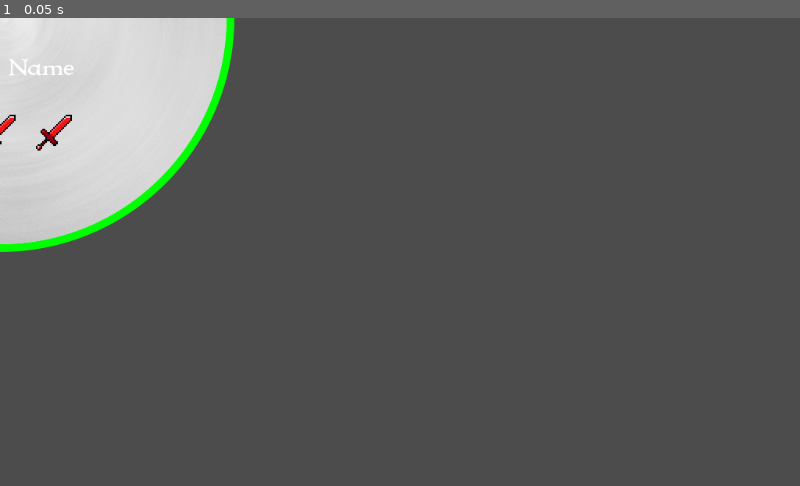
Above: before the commit, frame 1.
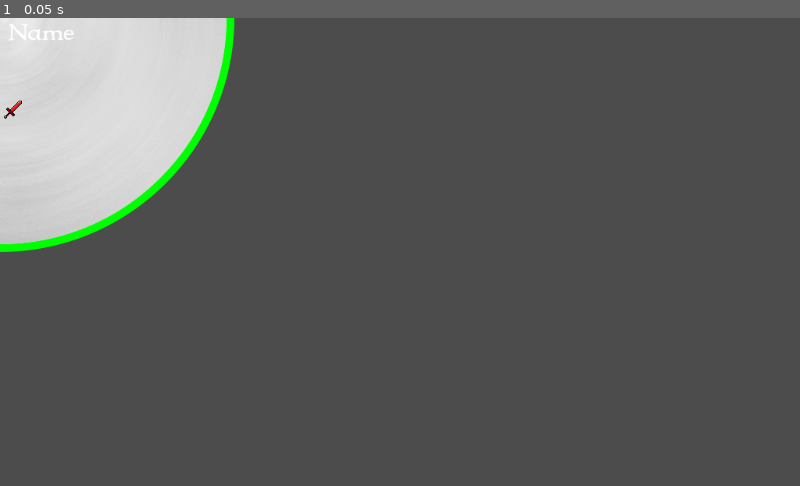
Above: after the commit, the same moment.

Repository: ToyWalrus/ProjectDelve
Game: Godot game, scene res://scenes/Wheel.tscn
The game is run twice, just before and just after one commit, with the same random seed, the same clock (stepped at 60 frames per second) and the same inputs. The project has no main scene, so this scene is started directly.
Inputs:
- Up to frame 1 (0.05 s): no input

The runs differ from the first frame. In frame 1, 0.3% of the frame differs, in the area x 0-10%, y 1-29%.

Commit message:
Wheel updates in editor on resource update

Diff:
--- a/scenes/Wheel.tscn
+++ b/scenes/Wheel.tscn
@@ -7,7 +7,7 @@
 [ext_resource path="res://assets/sword_icon.png" type="Texture" id=5]
 [ext_resource path="res://assets/shield_icon.png" type="Texture" id=6]
 [ext_resource path="res://assets/miss_icon.png" type="Texture" id=7]
-[ext_resource path="res://data/attack_wheel.tres" type="Resource" id=8]
+[ext_resource path="res://scripts/data/wheel_section_data.gd" type="Script" id=8]
 
 [sub_resource type="ShaderMaterial" id=2]
 resource_local_to_scene = true
@@ -16,49 +16,61 @@
 shader_param/border_color = Color( 1, 1, 1, 1 )
 shader_param/visible_percent = 1.0
 
+[sub_resource type="Resource" id=3]
+resource_local_to_scene = true
+script = ExtResource( 8 )
+percent_of_wheel = 1.0
+section_name = ""
+attack_points = 2
+defense_points = 0
+special_points = 0
+range_points = 0
+miss = false
+
 [node name="WheelSection" type="Sprite"]
 material = SubResource( 2 )
 texture = ExtResource( 1 )
 script = ExtResource( 4 )
-wheel_section_data = ExtResource( 8 )
+wheel_section_data = SubResource( 3 )
 sword_icon = ExtResource( 5 )
 shield_icon = ExtResource( 6 )
 lightning_icon = ExtResource( 3 )
 miss_icon = ExtResource( 7 )
 
 [node name="SectionName" type="Label" parent="."]
-margin_left = -96.0
-margin_right = 95.0
-margin_bottom = 128.0
+anchor_left = 0.5
+anchor_top = 0.5
+anchor_right = 0.5
+anchor_bottom = 0.5
+margin_left = -492.0
+margin_top = -300.0
+margin_right = -108.0
+margin_bottom = -262.0
 text = "Attack Name"
 align = 1
 valign = 1
 
-[node name="Icons" type="HBoxContainer" parent="SectionName"]
-margin_left = -48.0
-margin_top = 88.0
-margin_right = 96.0
-margin_bottom = 144.0
-rect_scale = Vector2( 2, 2 )
+[node name="IconRows" type="VBoxContainer" parent="SectionName"]
+anchor_right = 1.0
+margin_bottom = 232.0
 alignment = 1
 
-[node name="_4" type="TextureRect" parent="SectionName/Icons"]
-margin_left = 20.0
-margin_right = 52.0
-margin_bottom = 56.0
+[node name="Attack2" type="HBoxContainer" parent="SectionName/IconRows"]
+margin_top = 100.0
+margin_right = 384.0
+margin_bottom = 132.0
+alignment = 1
+
+[node name="Attack_1" type="TextureRect" parent="SectionName/IconRows/Attack2"]
+margin_left = 158.0
+margin_right = 190.0
+margin_bottom = 32.0
 texture = ExtResource( 5 )
 stretch_mode = 4
 
-[node name="_5" type="TextureRect" parent="SectionName/Icons"]
-margin_left = 56.0
-margin_right = 88.0
-margin_bottom = 56.0
+[node name="Attack_2" type="TextureRect" parent="SectionName/IconRows/Attack2"]
+margin_left = 194.0
+margin_right = 226.0
+margin_bottom = 32.0
 texture = ExtResource( 5 )
 stretch_mode = 4
-
-[node name="_6" type="TextureRect" parent="SectionName/Icons"]
-margin_left = 92.0
-margin_right = 124.0
-margin_bottom = 56.0
-texture = ExtResource( 5 )
-stretch_mode = 4
--- a/scripts/data/wheel_section_data.gd
+++ b/scripts/data/wheel_section_data.gd
@@ -1,13 +1,47 @@
+tool
 extends Resource
 
 class_name WheelSectionData
 
-export(float, 0, 1) var percent_of_wheel
-export(String) var section_name
-export(int) var attack_points
-export(int) var defense_points
-export(int) var special_points
-export(int, 0, 6) var range_points
-export(bool) var miss
+export(float, 0, 1) var percent_of_wheel setget _set_percent
+export(String) var section_name setget _set_name
+export(int) var attack_points setget _set_atk
+export(int) var defense_points setget _set_def
+export(int) var special_points setget _set_spec
+export(int, 0, 6) var range_points setget _set_range
+export(bool) var miss setget _set_miss
 
-enum WheelSymbol { attack, defense, special, miss, range_2, range_3, range_4, range_5, range_6 }
+
+func _set_percent(val):
+	percent_of_wheel = val
+	emit_changed()
+
+
+func _set_name(val):
+	section_name = val
+	emit_changed()
+
+
+func _set_atk(val):
+	attack_points = val
+	emit_changed()
+
+
+func _set_def(val):
+	defense_points = val
+	emit_changed()
+
+
+func _set_spec(val):
+	special_points = val
+	emit_changed()
+
+
+func _set_range(val):
+	range_points = val
+	emit_changed()
+
+
+func _set_miss(val):
+	miss = val
+	emit_changed()
--- a/scripts/wheel_section.gd
+++ b/scripts/wheel_section.gd
@@ -3,7 +3,7 @@
 
 class_name WheelSection
 
-onready var _icon_container = $SectionName/Icons
+onready var _icon_row_container = $SectionName/IconRows
 onready var _section_name = $SectionName
 
 export(Resource) var wheel_section_data setget _set_data
@@ -14,33 +14,52 @@
 export(Texture) var miss_icon
 
 
-func _set_data(section_data):
-	wheel_section_data = section_data
+func _ready():
 	_update_wheel()
 
 
+func _set_data(section_data):
+	if wheel_section_data:
+		wheel_section_data.disconnect("changed", self, "_update_wheel")
+	wheel_section_data = section_data
+	if wheel_section_data:
+		wheel_section_data.connect("changed", self, "_update_wheel")
+
+
 func _update_wheel():
-	if not wheel_section_data or not has_node("SectionName/Icons"):
+	if not wheel_section_data or not has_node("SectionName/IconRows"):
 		return
-	if not _icon_container:
-		_icon_container = $SectionName/Icons
+	if not _icon_row_container:
+		_icon_row_container = $SectionName/IconRows
 
-	for child in _icon_container.get_children():
+	for child in _icon_row_container.get_children():
 		child.queue_free()
 
 	if wheel_section_data.miss:
-		_add_icons(1, miss_icon, "Miss")
+		_add_icon_row(1, miss_icon, "Miss")
 	else:
-		_add_icons(wheel_section_data.attack_points, sword_icon, "Sword")
-		_add_icons(wheel_section_data.special_points, lightning_icon, "Lightning")
-		_add_icons(wheel_section_data.defense_points, shield_icon, "Shield")
+		_add_icon_row(wheel_section_data.attack_points, sword_icon, "Attack")
+		_add_icon_row(wheel_section_data.special_points, lightning_icon, "Special")
+		_add_icon_row(wheel_section_data.defense_points, shield_icon, "Defense")
 
 
-func _add_icons(amount, texture, node_prefix = "TexRect"):
+func _add_icon_row(amount, texture, name):
+	if amount <= 0:
+		return
+	var icon_row := HBoxContainer.new()
+	icon_row.name = name
+	icon_row.alignment = BoxContainer.ALIGN_CENTER
+	_icon_row_container.add_child(icon_row)
+	icon_row.owner = get_tree().edited_scene_root
+	_add_icons(icon_row, amount, texture, name)
+
+
+func _add_icons(container, amount, texture, node_prefix = "TexRect"):
 	for i in range(0, amount):
 		var tex_rect := TextureRect.new()
 		tex_rect.texture = texture
 		tex_rect.name = node_prefix + "_" + str(i + 1)
 		tex_rect.stretch_mode = TextureRect.STRETCH_KEEP_CENTERED
-		_icon_container.add_child(tex_rect)
+		container.add_child(tex_rect)
 		tex_rect.owner = get_tree().edited_scene_root
+		tex_rect.rect_scale = Vector2(2, 2)
Not shown: 1 places in scenes/Wheel.tscn that only renumber resources
